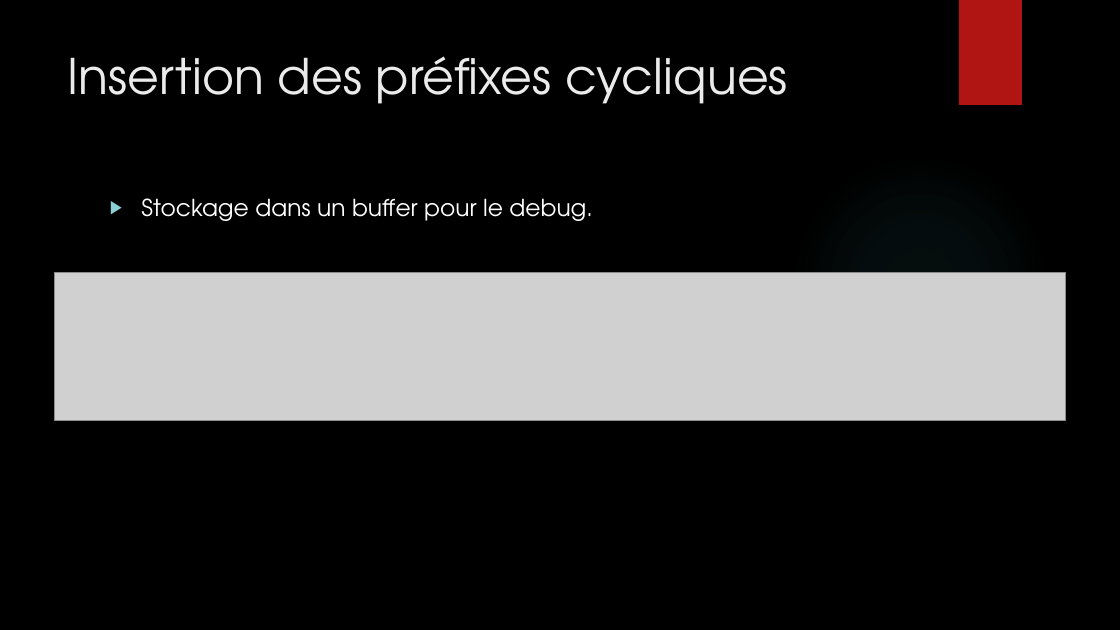
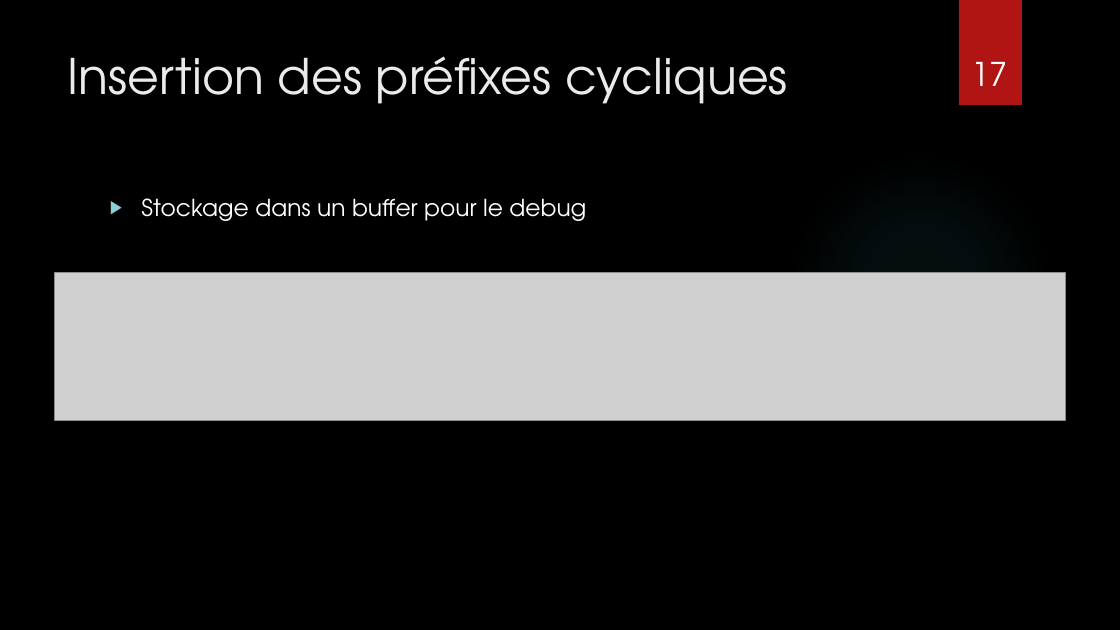
Before and after one commit to eponta/projet_th_S8, a slide deck: slide 17 of Présentation_final.pptx (slide 11 before the commit). Drawn at 1120x630 pixels with LibreOffice and Linux fonts; fonts in the diff are those of the drawing; grey boxes stand for pictures; background and template pictures are left out. Boxes give left, top, right and bottom in pixels: in the first picture for what was removed or moved away, otherwise in the second. Text is boxed around its words. In the diff, an @@ line names an element or a change of style, - is before the commit and + after.

```diff
--- a/Présentation_final.pptx
+++ b/Présentation_final.pptx
@@ page number added at (x1=971, y1=62, x2=1007, y2=86), 28 pt, text #FFFFFF @@
+17
@@ text at (x1=141, y1=198, x2=586, y2=221): text changed @@
-▶ Stockage dans un buffer pour le debug.
+▶ Stockage dans un buffer pour le debug
```
Also in this commit, not shown: 22 other slides changed, 15 slides added, 6 slides removed, 5 other files.
